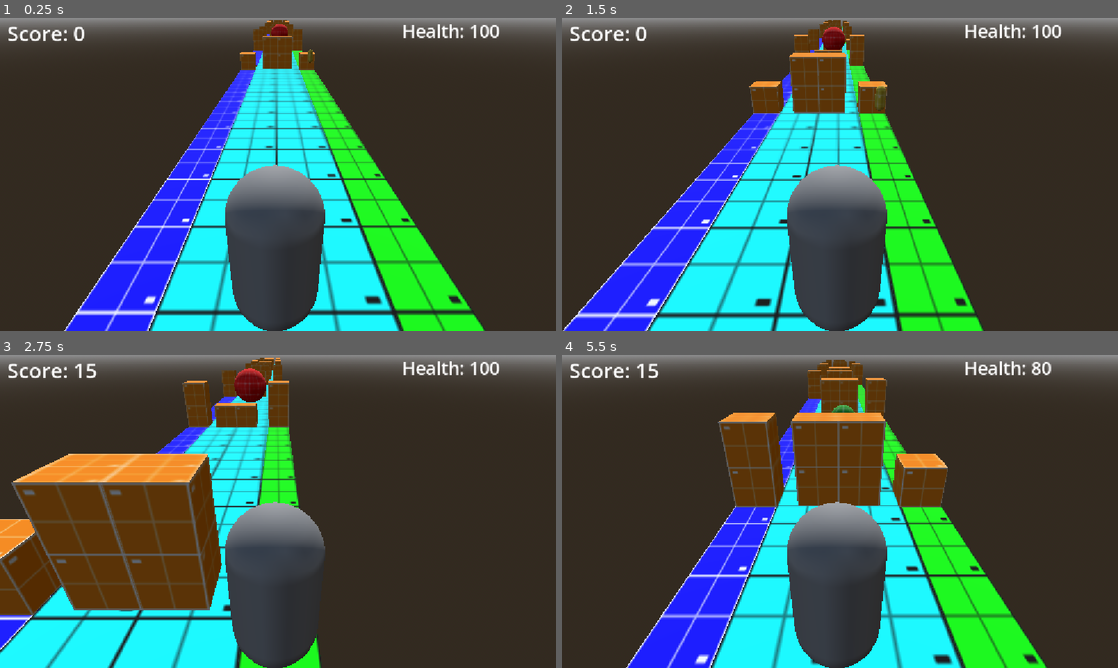
Above: before the commit, frames 1-4 (two rows, left to right).
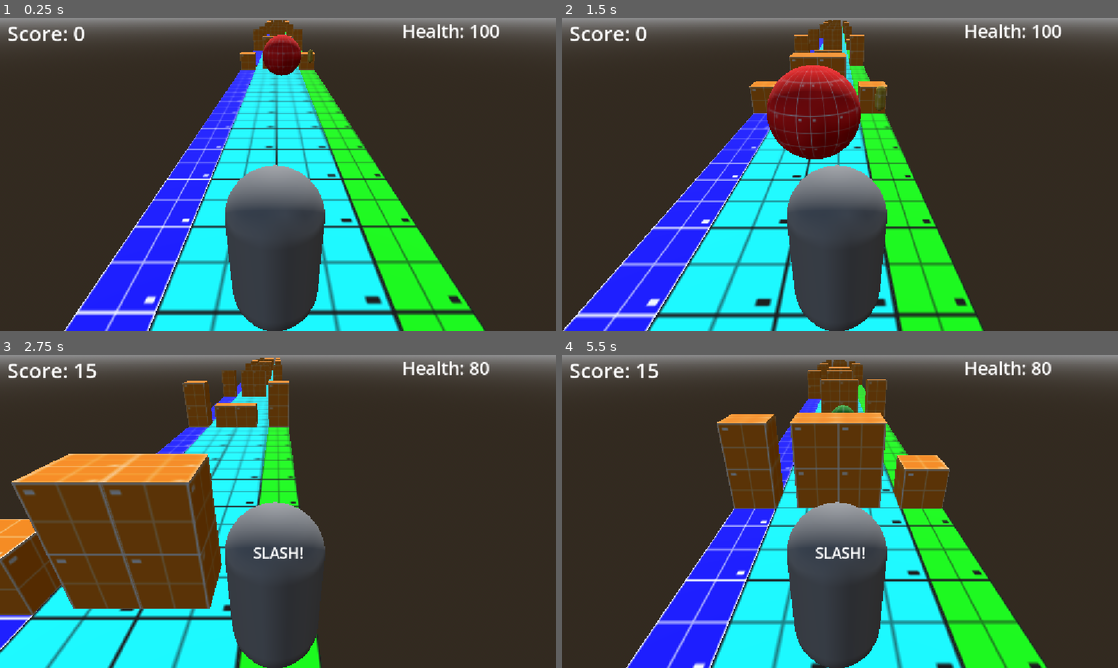
Above: after the commit, the same moments.

Repository: casualxcrisis/slash-dash
Game: Godot game, scene res://levels/prototype_level.tscn
Same seed, same stepped clock (60 frames per second), same inputs: the game is played once before the commit and once after it.
Inputs:
- Up to frame 1 (0.25 s): no input
- Up to frame 2 (1.5 s): hold D (move_right) 0.53-1.28 s; tap S (attack) at 0.6, 1.35 s; tap W (jump) at 0.77 s; hold A (move_left) from 1.28 s (still down)
- Up to frame 3 (2.75 s): tap W (jump) at 1.52 s; release A (move_left) at 2.03 s; hold D (move_right) from 2.03 s (still down); tap S (attack) at 2.1 s
- Up to frame 4 (5.5 s): tap S (attack) every 0.75 s from 2.85 to 5.1 s; tap W (jump) at 3.02, 3.77, 4.52 s; release D (move_right) at 3.53 s; hold A (move_left) from 3.53 s (still down)

The runs differ from the first frame. In frame 1, 0.8% of the frame differs, in the area x 47-55%, y 2-19%; in frame 2, 4.3%; in frame 3, 0.9%; in frame 4, 6.4%, in the area x 17-87%, y 6-100%.

Commit message:
Added simple visual cue for when to hit attack.

Diff:
--- a/assets/scripts/player/attack_cast.gd
+++ b/assets/scripts/player/attack_cast.gd
@@ -7,15 +7,19 @@
 func _ready() -> void:
 		set_collide_with_bodies(true)
 		set_target_position(Vector3.FORWARD * attack_range)
+		%Slash.visible = false
 
 func _physics_process(delta: float) -> void:
 	var enemy = get_collider()
+	if is_colliding() && enemy.is_in_group("enemy"):
+		%Slash.visible = true
 	if Input.is_action_just_pressed("attack") && is_colliding() && enemy.is_in_group("enemy"):
 			get_collider().queue_free()
+			%Slash.visible = false
 			Global.player_score += 100
 
 
 #debug printing
-#func _process(delta: float) -> void:
-	#print(is_colliding())
+func _process(delta: float) -> void:
+	print(is_colliding())
 	#print(get_collider())
--- a/levels/prototype_level.tscn
+++ b/levels/prototype_level.tscn
@@ -54,7 +54,7 @@
 transform = Transform3D(1, 0, 0, 0, 1, 0, 0, 0, 1, 0.23618817, 1.5395067, -4.631214)
 
 [node name="TempEnemy" parent="Obstacles/Enemies" unique_id=248807533 instance=ExtResource("2_i5e4g")]
-transform = Transform3D(1, 0, 0, 0, 1, 0, 0, 0, 1, 0, 0, -30.355297)
+transform = Transform3D(1, 0, 0, 0, 1, 0, 0, 0, 1, 0, 0, -9.073025)
 
 [node name="Jump" type="Node3D" parent="Obstacles" unique_id=789942965]
 
--- a/scenes/enemies/temp_enemy.tscn
+++ b/scenes/enemies/temp_enemy.tscn
@@ -16,7 +16,7 @@
 height = 1.95
 
 [sub_resource type="SphereShape3D" id="SphereShape3D_0yd1l"]
-radius = 1.255
+radius = 1.025
 
 [node name="TempEnemy" type="AnimatableBody3D" unique_id=248807533 groups=["enemy"]]
 script = ExtResource("1_80iq4")
--- a/scenes/player/player_controller.tscn
+++ b/scenes/player/player_controller.tscn
@@ -46,6 +46,22 @@
 text = "Score: "
 script = ExtResource("2_0cfoe")
 
+[node name="Slash" type="Label" parent="Camera3D" unique_id=910664555]
+unique_name_in_owner = true
+anchors_preset = 8
+anchor_left = 0.5
+anchor_top = 0.5
+anchor_right = 0.5
+anchor_bottom = 0.5
+offset_left = -51.5
+offset_top = 64.0
+offset_right = 51.5
+offset_bottom = 108.0
+grow_horizontal = 2
+grow_vertical = 2
+theme_override_font_sizes/font_size = 31
+text = "SLASH!"
+
 [node name="HurtPickupZone" type="Area3D" parent="." unique_id=1803224088 groups=["player"]]
 
 [node name="CollisionShape3D" type="CollisionShape3D" parent="HurtPickupZone" unique_id=567941906]
@@ -57,5 +73,6 @@
 [node name="AttackCast" type="RayCast3D" parent="Attack" unique_id=1543532439]
 unique_name_in_owner = true
 script = ExtResource("2_iivv4")
+attack_range = 2.8
 
 [connection signal="body_entered" from="HurtPickupZone" to="." method="_on_hurt_pickup_zone_body_entered"]
